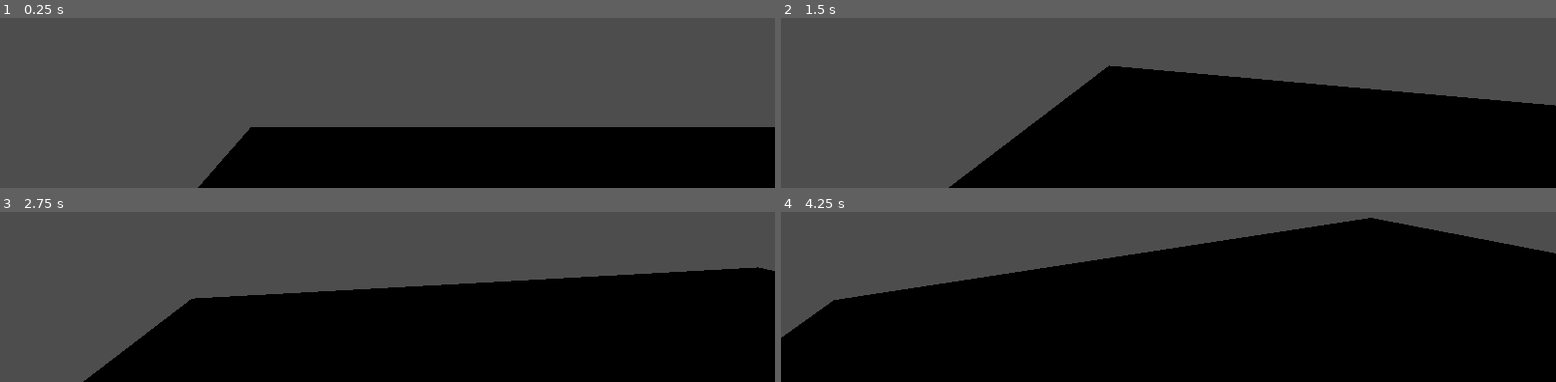
Above: before the commit, frames 1-4 (two rows, left to right).
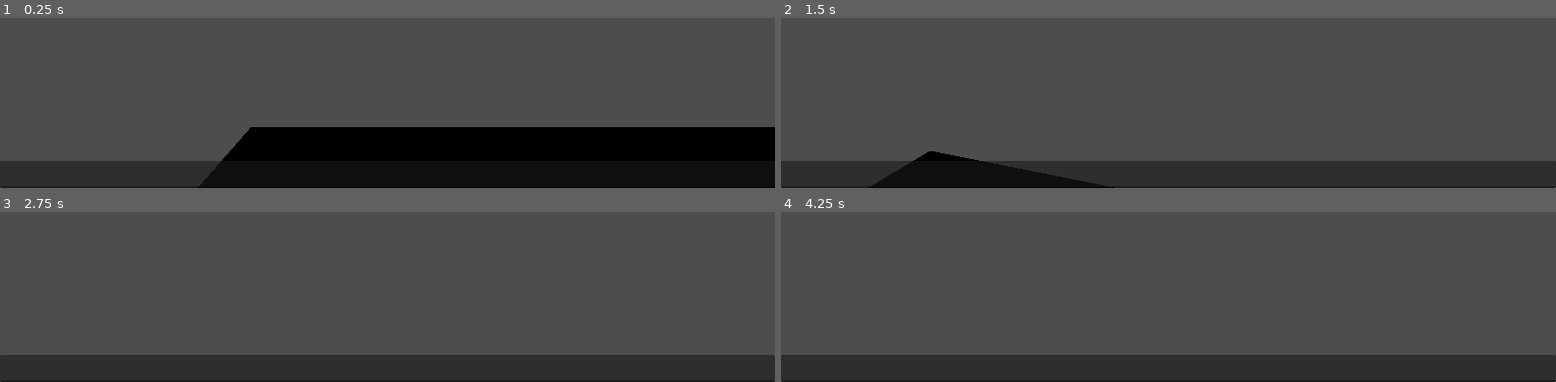
Above: after the commit, the same moments.

Repository: Razorboot/reAIm2
Game: Godot game, scene res://scenes/main_scene.tscn
Two runs of this game, one before a commit and one after it. Both use one fixed random seed, a clock stepped at 60 frames per second and the inputs below. The project has no main scene, so this scene is started directly.
Inputs (mouse positions are in pixels of both pictures, inside the frame that each line leads up to):
- Up to frame 1 (0.25 s): no input
- Up to frame 2 (1.5 s): tap Enter (ui_accept) at 0.5, 0.77 s; move the mouse to (outside the picture) at 0.52 s; hold W (walk_up, bound only after the commit) from 0.53 s (still down); move the mouse to (outside the picture) at 1.27 s
- Up to frame 3 (2.75 s): keep holding W (walk_up, bound only after the commit); tap Enter (ui_accept) at 1.52 s; move the mouse to (outside the picture) at 2.02 s
- Up to frame 4 (4.25 s): keep holding W (walk_up, bound only after the commit); move the mouse to (outside the picture) at 2.77 s; tap Enter (ui_accept) at 3.02, 3.77 s; move the mouse to (outside the picture) at 3.52 s

The runs differ from the first frame. In frame 1, 4.3% of the frame differs, in the area x 0-29%, y 84-100%; in frame 2, 45%; in frame 3, 49%; in frame 4, 73%, in the area x 0-100%, y 3-100%.

Commit message:
Starter5

Diff:
--- a/prefabs/playable_character.tscn
+++ b/prefabs/playable_character.tscn
@@ -25,5 +25,23 @@
 
 [node name="Camera3D" type="Camera3D" parent="Spine/Neck"]
 
+[node name="Control" type="Control" parent="Spine/Neck/Camera3D"]
+layout_mode = 3
+anchors_preset = 15
+anchor_right = 1.0
+anchor_bottom = 1.0
+grow_horizontal = 2
+grow_vertical = 2
+
+[node name="TextEdit" type="TextEdit" parent="Spine/Neck/Camera3D/Control"]
+layout_mode = 1
+anchors_preset = 12
+anchor_top = 1.0
+anchor_right = 1.0
+anchor_bottom = 1.0
+offset_top = -41.0
+grow_horizontal = 2
+grow_vertical = 0
+
 [node name="Interactor" type="Node3D" parent="."]
 transform = Transform3D(1, 0, 0, 0, 1, 0, 0, 0, 1, 0, 1.67259, 0)
--- a/project.godot
+++ b/project.godot
@@ -18,6 +18,34 @@
 
 Global="*res://classes/global.gd"
 
+[input]
+
+walk_up={
+"deadzone": 0.2,
+"events": [Object(InputEventKey,"resource_local_to_scene":false,"resource_name":"","device":-1,"window_id":0,"alt_pressed":false,"shift_pressed":false,"ctrl_pressed":false,"meta_pressed":false,"pressed":false,"keycode":0,"physical_keycode":87,"key_label":0,"unicode":119,"location":0,"echo":false,"script":null)
+]
+}
+walk_down={
+"deadzone": 0.2,
+"events": [Object(InputEventKey,"resource_local_to_scene":false,"resource_name":"","device":-1,"window_id":0,"alt_pressed":false,"shift_pressed":false,"ctrl_pressed":false,"meta_pressed":false,"pressed":false,"keycode":0,"physical_keycode":83,"key_label":0,"unicode":115,"location":0,"echo":false,"script":null)
+]
+}
+walk_right={
+"deadzone": 0.2,
+"events": [Object(InputEventKey,"resource_local_to_scene":false,"resource_name":"","device":-1,"window_id":0,"alt_pressed":false,"shift_pressed":false,"ctrl_pressed":false,"meta_pressed":false,"pressed":false,"keycode":0,"physical_keycode":68,"key_label":0,"unicode":100,"location":0,"echo":false,"script":null)
+]
+}
+walk_left={
+"deadzone": 0.2,
+"events": [Object(InputEventKey,"resource_local_to_scene":false,"resource_name":"","device":-1,"window_id":0,"alt_pressed":false,"shift_pressed":false,"ctrl_pressed":false,"meta_pressed":false,"pressed":false,"keycode":0,"physical_keycode":65,"key_label":0,"unicode":97,"location":0,"echo":false,"script":null)
+]
+}
+exit={
+"deadzone": 0.2,
+"events": [Object(InputEventKey,"resource_local_to_scene":false,"resource_name":"","device":-1,"window_id":0,"alt_pressed":false,"shift_pressed":false,"ctrl_pressed":false,"meta_pressed":false,"pressed":false,"keycode":0,"physical_keycode":4194305,"key_label":0,"unicode":0,"location":0,"echo":false,"script":null)
+]
+}
+
 [rendering]
 
 renderer/rendering_method="gl_compatibility"
